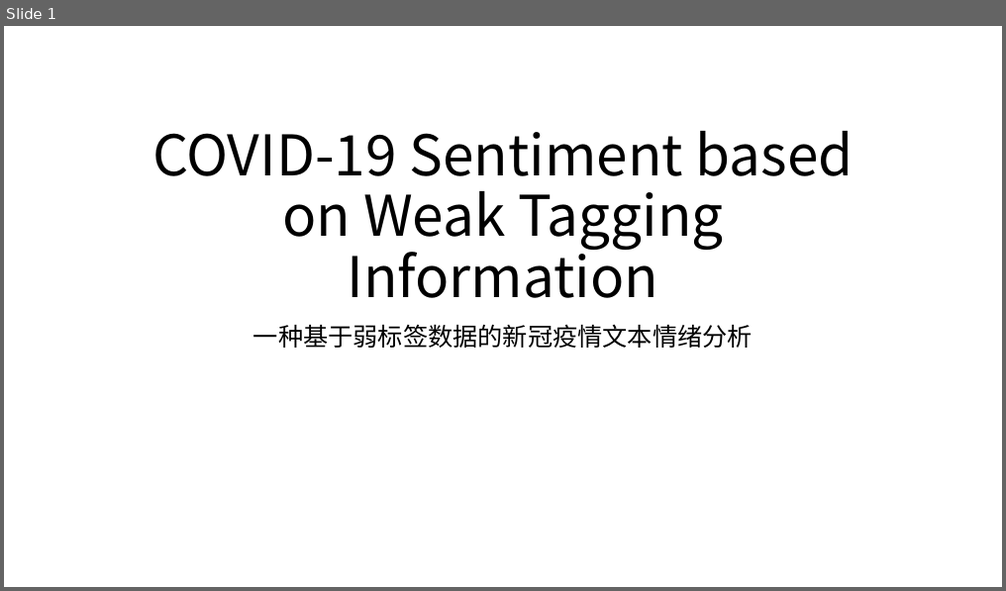
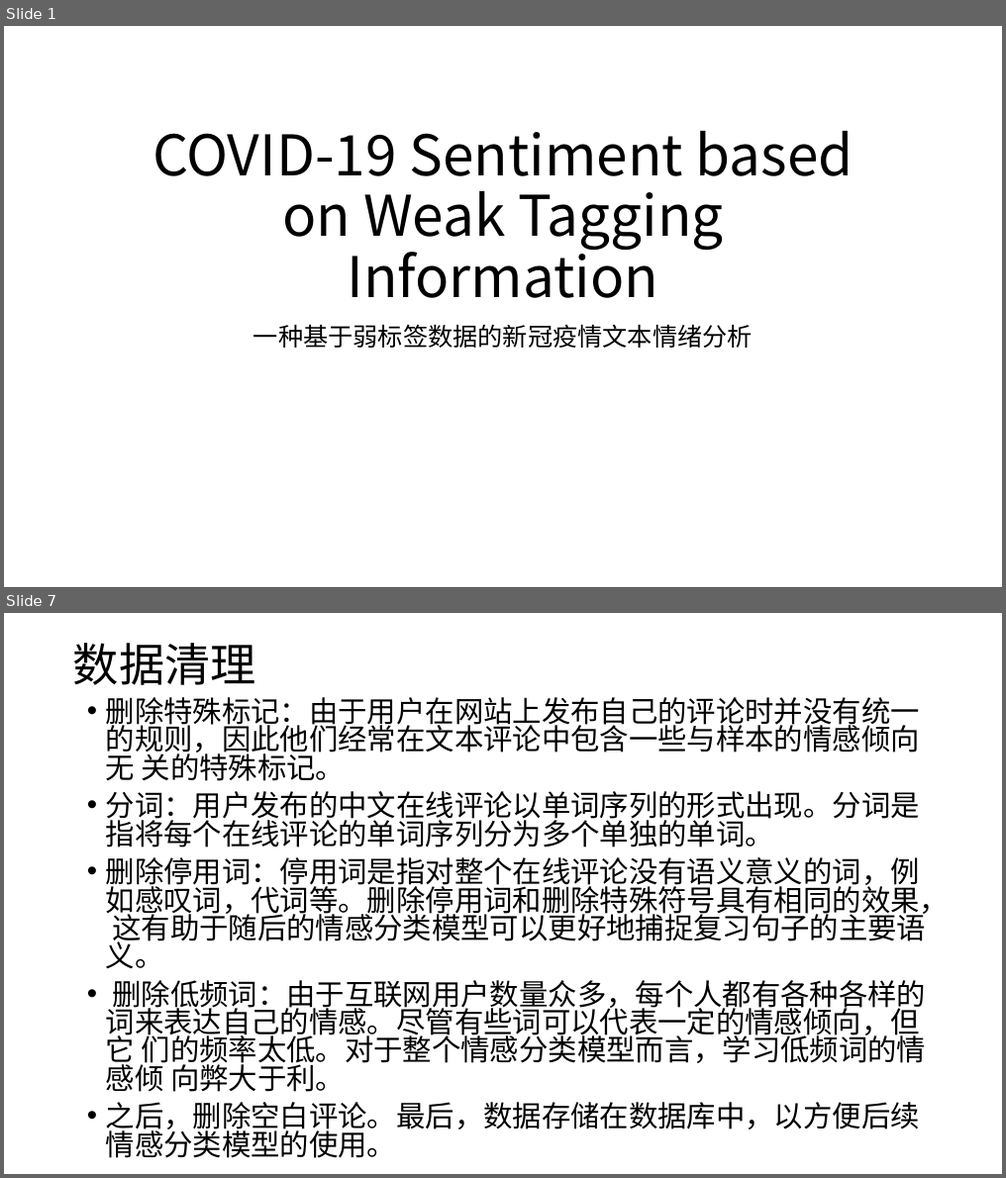
Before and after one commit to XinLin-cs/Dev_Note, a slide deck: COVID-19 Sentiment based on Weak Tagging Information/开题报告.pptx. Shown one above the other, each under a label of ours: slide 1 before the commit, slides 1 and 7 after it; the slides between them are not shown. The pictures are 1006x591 and 1006x1178 pixels, drawn with LibreOffice and Linux fonts; fonts in the diff are those of the drawing. Boxes give left, top, right and bottom in pixels: in the first picture for what was removed or moved away, otherwise in the second. Text is boxed around its words. In the diff, an @@ line names an element or a change of style, - is before the commit and + after.

Commit message:
ppt

```diff
--- a/COVID-19 Sentiment based on Weak Tagging Information/开题报告.pptx
+++ b/COVID-19 Sentiment based on Weak Tagging Information/开题报告.pptx
@@ slide 7 added at <box>4,613,1002,1174</box>, background #FFFFFF @@
@@ title added at <box>73,643,256,685</box>, 44 pt, text #000000 @@
+数据清理
@@ text added at <box>106,697,948,1158</box>, 28 pt, text #000000 @@
+• 删除特殊标记：由于用户在网站上发布自己的评论时并没有统一 的规则，因此他们经常在文本评论中包含一些与样本的情感倾向无 关的特殊标记。
+• 分词：用户发布的中文在线评论以单词序列的形式出现。分词是 指将每个在线评论的单词序列分为多个单独的单词。
+• 删除停用词：停用词是指对整个在线评论没有语义意义的词，例 如感叹词，代词等。删除停用词和删除特殊符号具有相同的效果， 这有助于随后的情感分类模型可以更好地捕捉复习句子的主要语义。
+• 删除低频词：由于互联网用户数量众多，每个人都有各种各样的 词来表达自己的情感。尽管有些词可以代表一定的情感倾向，但它 们的频率太低。对于整个情感分类模型而言，学习低频词的情感倾 向弊大于利。
+• 之后，删除空白评论。最后，数据存储在数据库中，以方便后续 情感分类模型的使用。
```
Also in this commit, not shown: 13 other slides added.
